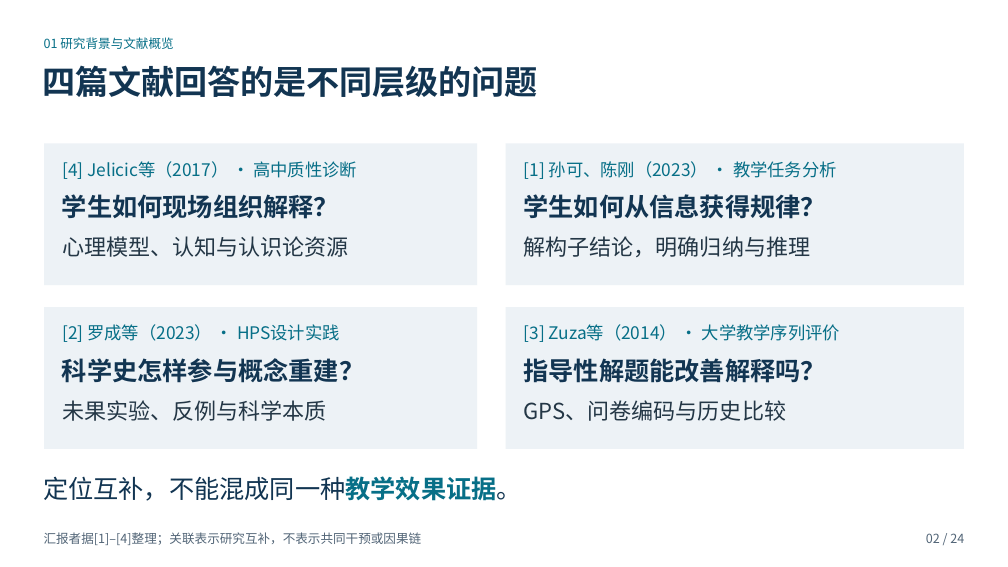
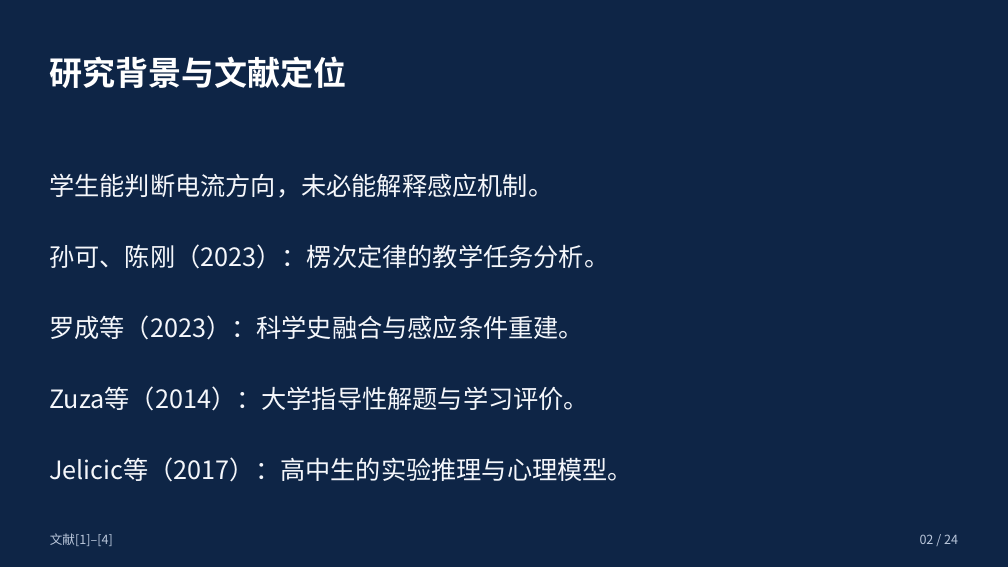
Before and after one commit to c1742/ppt-master, a slide deck: slide 2 of outputs/基础物理专题研究_四篇文献精读汇报.pptx. Drawn at 1008x567 pixels with LibreOffice and Linux fonts; fonts in the diff are those of the drawing. Boxes give left, top, right and bottom in pixels: in the first picture for what was removed or moved away, otherwise in the second. Text is boxed around its words. In the diff, an @@ line names an element or a change of style, - is before the commit and + after.

```diff
--- a/outputs/基础物理专题研究_四篇文献精读汇报.pptx
+++ b/outputs/基础物理专题研究_四篇文献精读汇报.pptx
@@ background #FFFFFF to #0E2546 @@
@@ text at (49,56,346,88): text changed; size 12 to 31.5 pt; text colour #076F87 to #FFFFFF; bold on @@
-01 研究背景与文献概览
+研究背景与文献定位
@@ text removed at (43,65,538,97) @@
-四篇文献回答的是不同层级的问题
@@ rectangle removed at (44,144,477,286) @@
@@ rectangle removed at (506,144,964,286) @@
@@ text added at (49,173,553,198), 24 pt, text #F5F7FB @@
+学生能判断电流方向，未必能解释感应机制。
@@ text removed at (62,161,357,179) @@
-[4] Jelicic等（2017） · 高中质性诊断
@@ text removed at (523,194,825,219) @@
-学生如何从信息获得规律？
@@ text removed at (524,236,811,257) @@
-解构子结论，明确归纳与推理
@@ text at (49,244,609,269): text changed; size 16.5 to 24 pt; text colour #076F87 to #F5F7FB @@
-[1] 孙可、陈刚（2023） · 教学任务分析
+孙可、陈刚（2023）：楞次定律的教学任务分析。
@@ text added at (49,315,584,340), 24 pt, text #F5F7FB @@
+罗成等（2023）：科学史融合与感应条件重建。
@@ text at (49,386,589,411): text changed; text colour #123552 to #F5F7FB; bold off @@
-学生如何现场组织解释？
+Zuza等（2014）：大学指导性解题与学习评价。
@@ group removed at (44,307,477,449): 3 texts, 1 rectangle @@
-[2] 罗成等（2023） · HPS设计实践
-科学史怎样参与概念重建？
-未果实验、反例与科学本质
@@ group removed at (506,307,964,449): 3 texts, 1 rectangle @@
-[3] Zuza等（2014） · 大学教学序列评价
-指导性解题能改善解释吗？
-GPS、问卷编码与历史比较
@@ text removed at (43,476,522,501) @@
-定位互补，不能混成同一种教学效果证据。
@@ text at (49,457,633,482): text changed; size 21 to 24 pt; text colour #243746 to #F5F7FB @@
-心理模型、认知与认识论资源
+Jelicic等（2017）：高中生的实验推理与心理模型。
@@ text removed at (44,532,422,545) @@
-汇报者据[1]–[4]整理；关联表示研究互补，不表示共同干预或因果链
@@ text added at (50,533,113,546), 12 pt, text #BAC7DB @@
+文献[1]–[4]
@@ text "02 / 24" at (920,534,958,544): text colour #526577 to #BAC7DB @@
```
Also in this commit, not shown: 18 other slides changed, 5 slides added, 5 slides removed, 2 other files.
